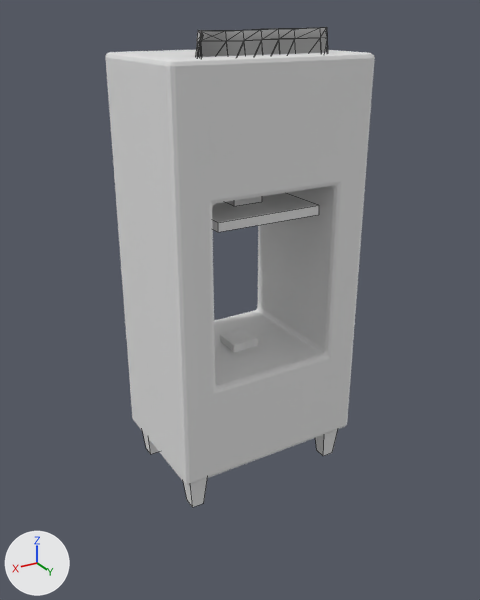
Renders of the Blender file PlateUpModdingTemplate-main/Blender/Deconstructor_Model/Deconstructor1.blend from each side of a commit.
Camera for both pictures: a 50 mm lens placed at (0.844, 1.249, 1.187), pointed at (0.026, -0.115, 0.505). Every picture has the same lights, and +X, +Y and +Z are marked at lower left. Mesh edges are drawn as thin lines on the coarser meshes.

The first picture shows 'Cabinet', 'Crusher', 'Feet', 'Paper', 'PaperBack'.
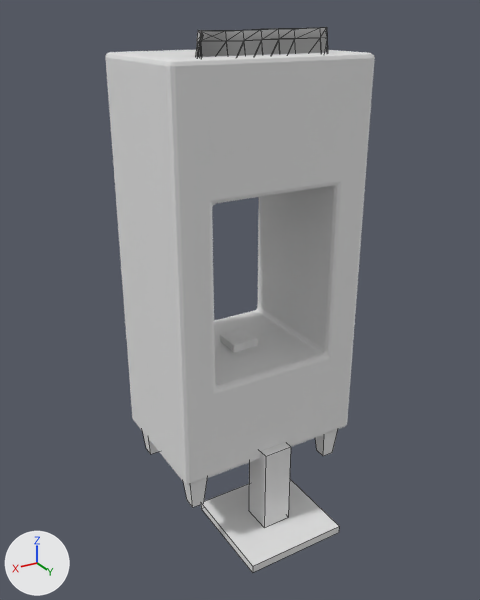
Boxes (x1, y1, x2, y2) around the edits, measured in the pictures (480 x 600 px):
'Crusher', moved
    before: (212, 193, 319, 232)
    after: (201, 442, 339, 573)

The change in detail:
Object 'Crusher' (ob_crusher) moves from (0.0, -0.16, 0.877) to (0.0, 0.0, 0.0).
